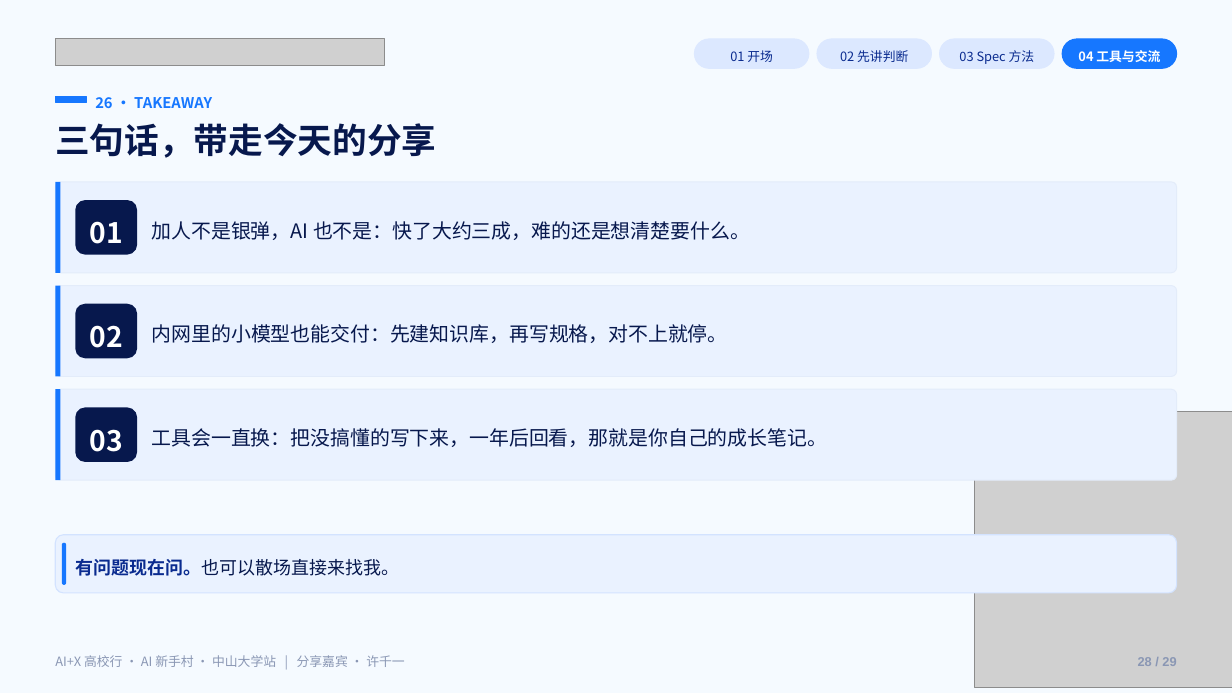
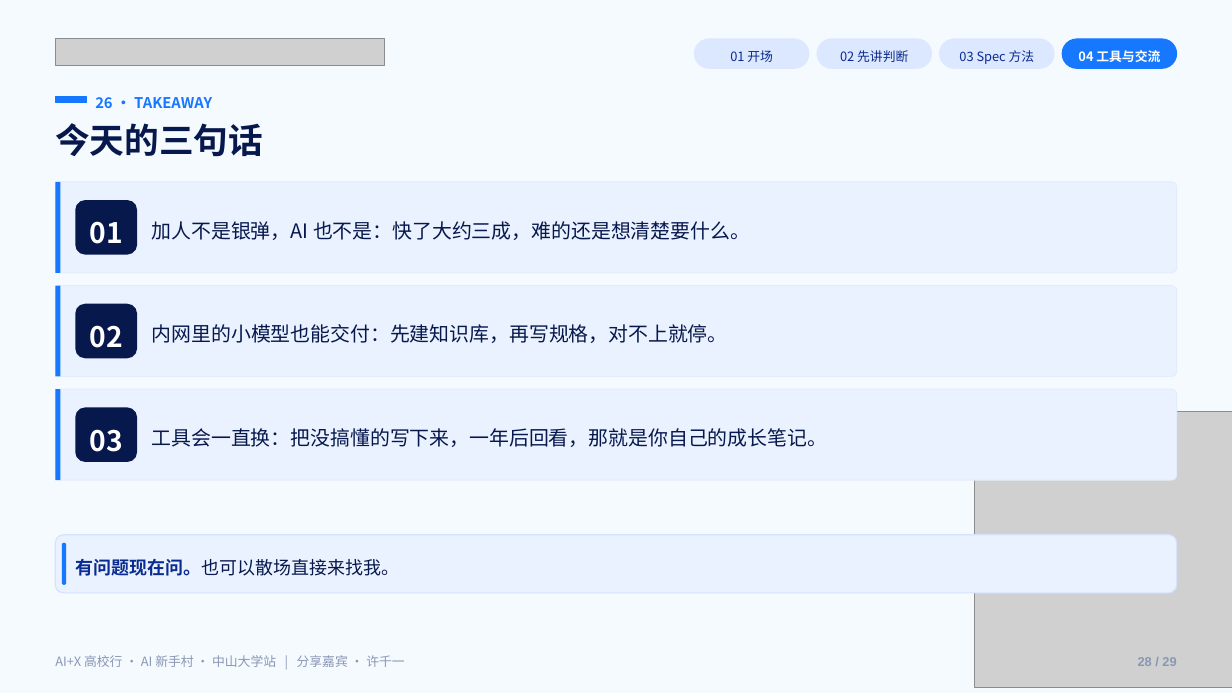
Before and after one commit to Frocir/aix-talk, a slide deck: slide 28 of aix-talk-26pages.pptx. Drawn at 1232x693 pixels with LibreOffice and Linux fonts; fonts in the diff are those of the drawing; grey boxes stand for pictures. Boxes give left, top, right and bottom in pixels: in the first picture for what was removed or moved away, otherwise in the second. Text is boxed around its words. In the diff, an @@ line names an element or a change of style, - is before the commit and + after.

```diff
--- a/aix-talk-26pages.pptx
+++ b/aix-talk-26pages.pptx
@@ text at (x1=55, y1=123, x2=263, y2=157): text changed @@
-三句话，带走今天的分享
+今天的三句话
```
Also in this commit, not shown: 8 other slides changed, 2 other files.
